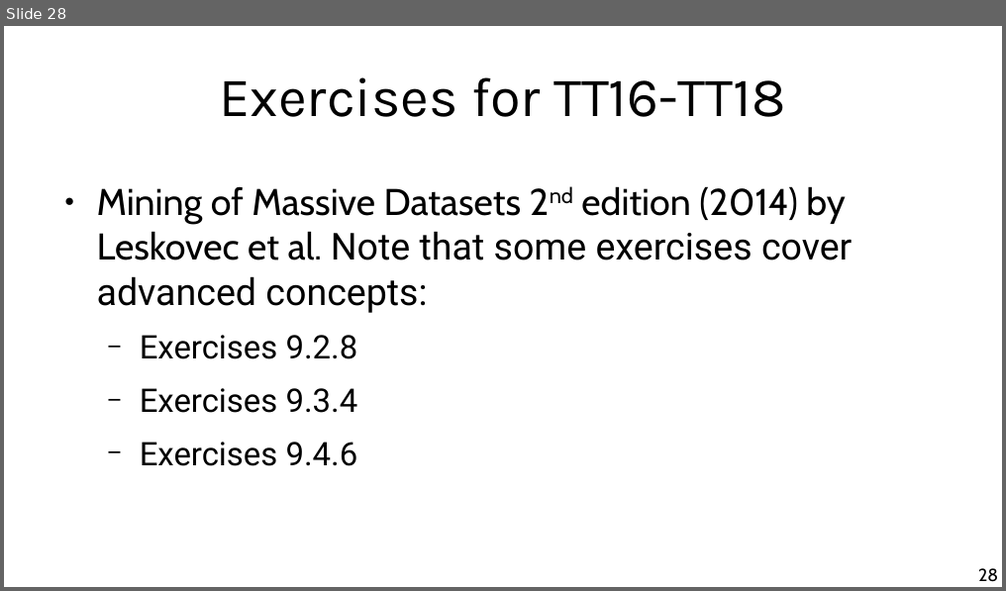
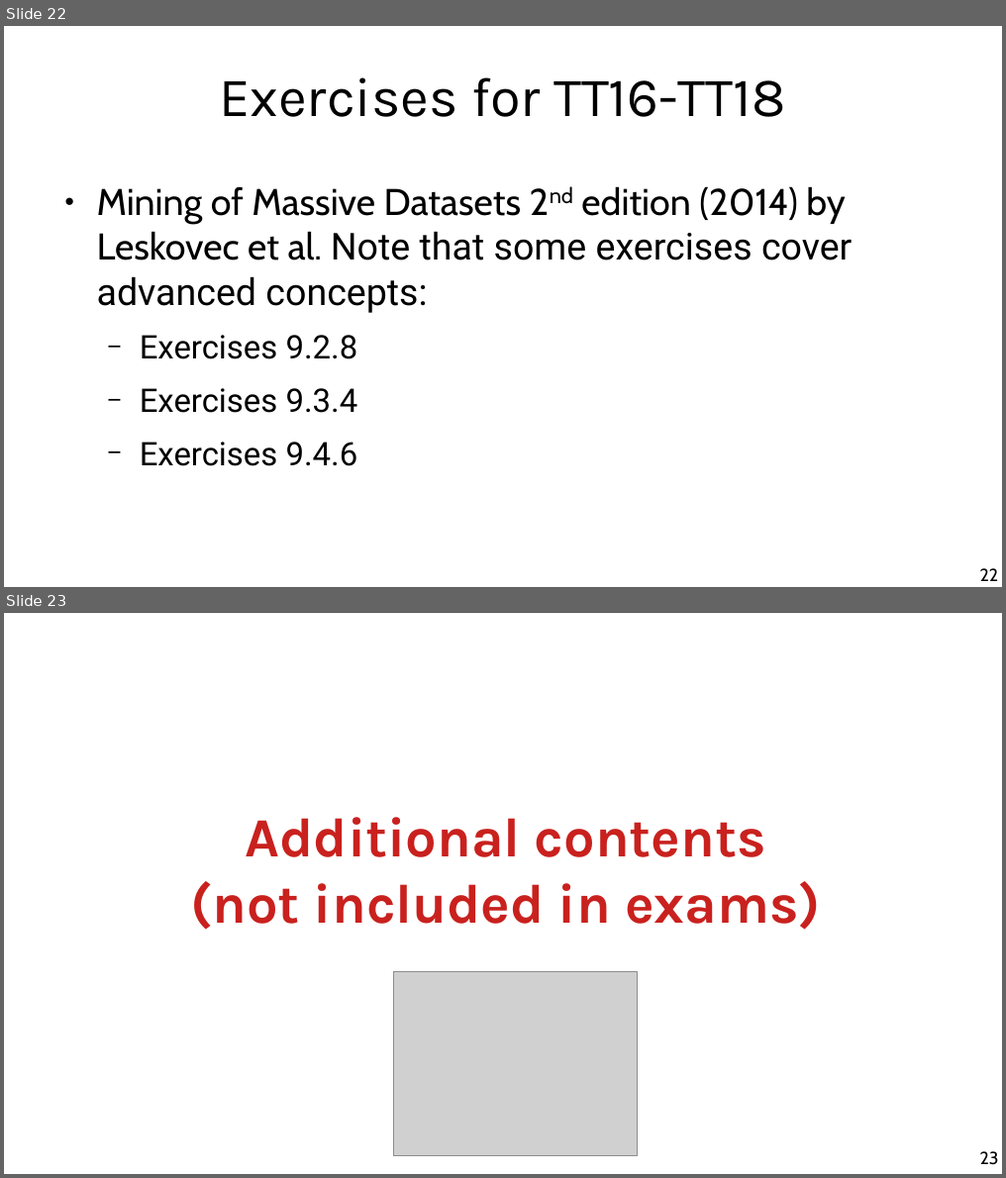
Before and after one commit to chatox/data-mining-course, a slide deck: theory/odp/tt18_latent_factors_recommenders.odp. Shown one above the other, each under a label of ours: slide 28 before the commit, slides 22 and 23 after it. The pictures are 1006x591 and 1006x1178 pixels, drawn with LibreOffice and Linux fonts; fonts in the diff are those of the drawing; grey boxes stand for pictures. Boxes give left, top, right and bottom in pixels: in the first picture for what was removed or moved away, otherwise in the second. Text is boxed around its words. In the diff, an @@ line names an element or a change of style, - is before the commit and + after.

```diff
--- a/theory/odp/tt18_latent_factors_recommenders.odp
+++ b/theory/odp/tt18_latent_factors_recommenders.odp
@@ slide 23 added at bbox=[4, 613, 1002, 1174], background #FFFFFF @@
@@ title added at bbox=[190, 817, 821, 930], 44 pt, text #C9211E, bold @@
+Additional contents
+(not included in exams)
@@ picture added at bbox=[393, 972, 638, 1157] @@
@@ page number added at bbox=[980, 1152, 999, 1165], 14 pt, text #000000 @@
+23
@@ what was slide 28 is now slide 22 @@
@@ page number at bbox=[980, 569, 999, 581]: text changed @@
-28
+22
```
Also in this commit, not shown: 5 slides changed, 1 other file.
